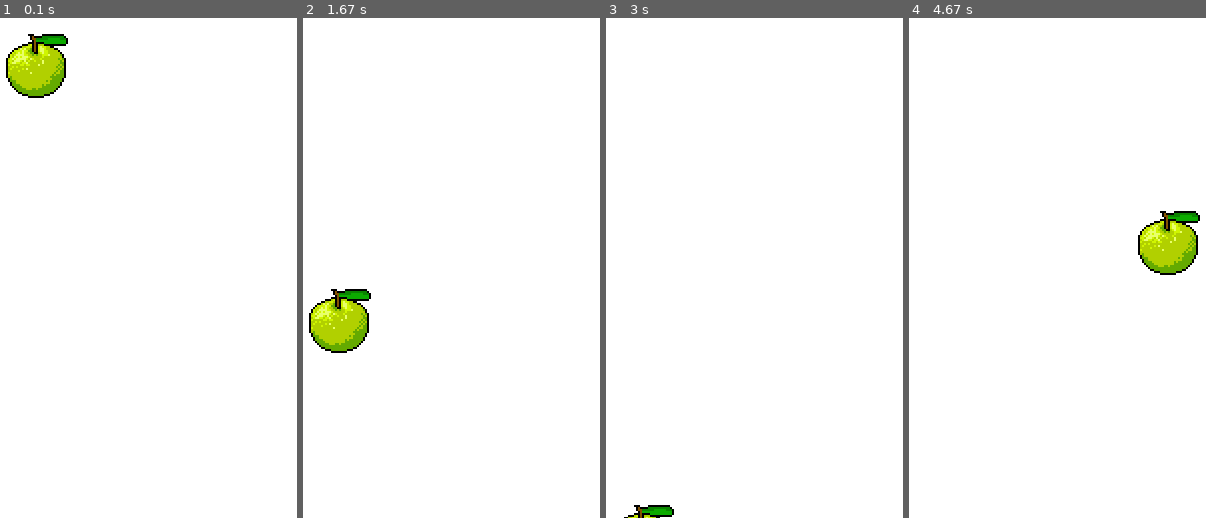
Above: before the commit, frames 1-4 (left to right).
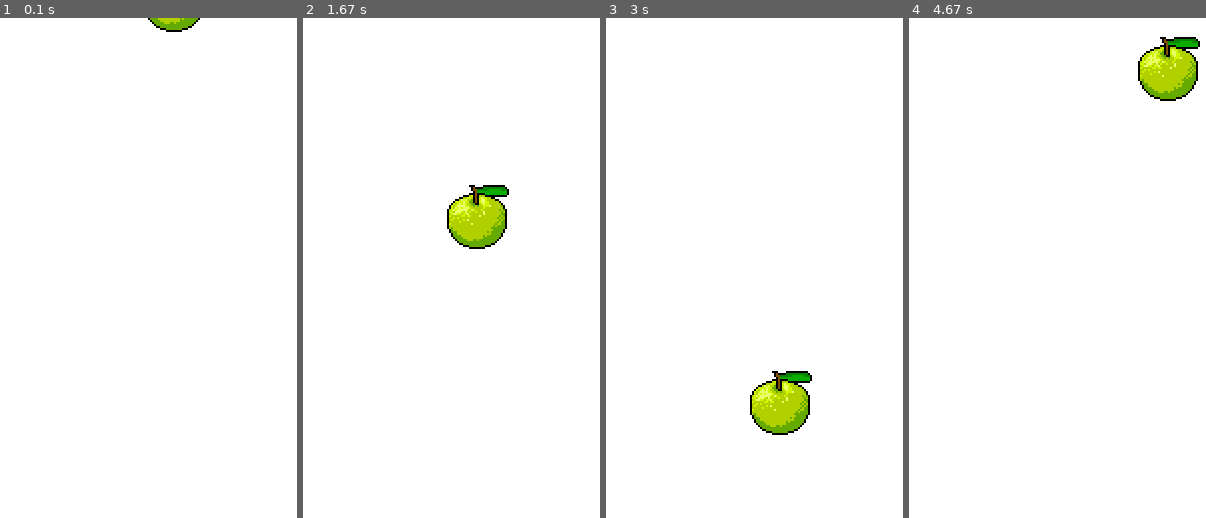
Above: after the commit, the same moments.

Repository: lawrence-ivan-reyes/pygame-tutorial
Game: pygame game, started from game.py
The game is run twice, just before and just after one commit, with the same random seed, the same clock (stepped at 60 frames per second) and the same inputs.
Inputs:
- Up to frame 1 (0.1 s): no input
- Up to frame 2 (1.67 s): no input
- Up to frame 3 (3 s): no input
- Up to frame 4 (4.67 s): no input

The runs differ from the first frame. In frame 1, 2.4% of the frame differs, in the area x 2-68%, y 0-16%; in frame 2, 4.2%, in the area x 2-70%, y 33-67%; in frame 3, 2.4%; in frame 4, 4.2%.

Commit message:
fixed Apple subclass & methods

Diff:
--- a/game.py
+++ b/game.py
@@ -18,12 +18,13 @@
 
 class Apple(GameObject):
     def __init__(self):
-        x = randint(50, 400)
-        super(Apple, self).__init__(x, 0, './images/apple.png')
+        super(Apple, self).__init__(0, 0, './images/apple.png')
+        self.dx = 0
         self.dy = (randint(0, 200) / 100) + 1
+        self.reset()
 
     def move(self):
-        # self.x += self.dx
+        self.x += self.dx
         self.y += self.dy
         if self.y > 500:
             self.reset()
